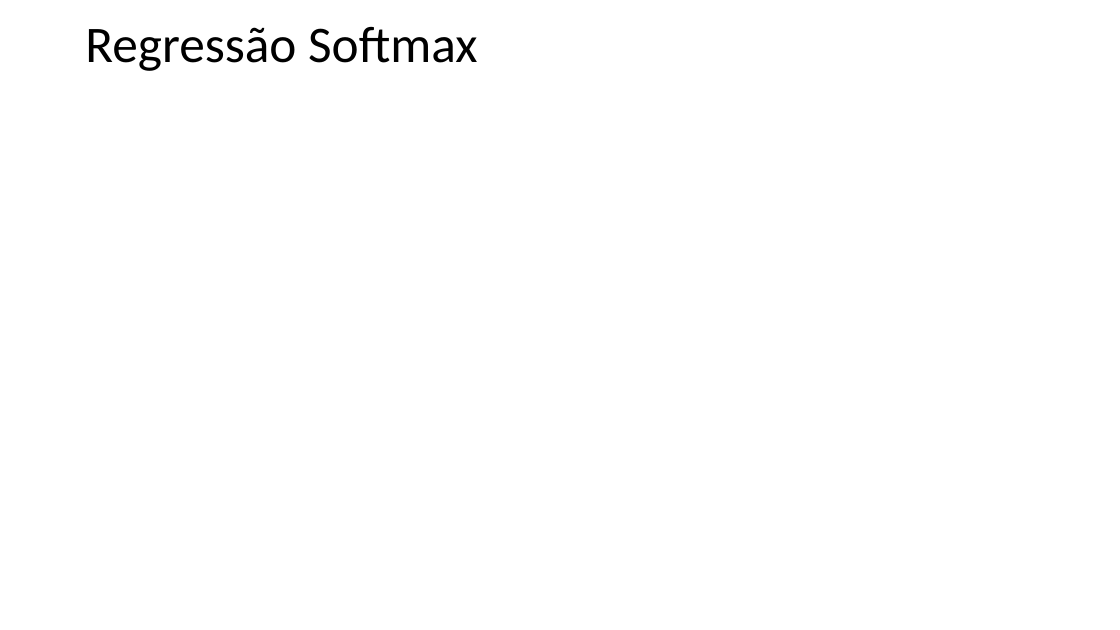
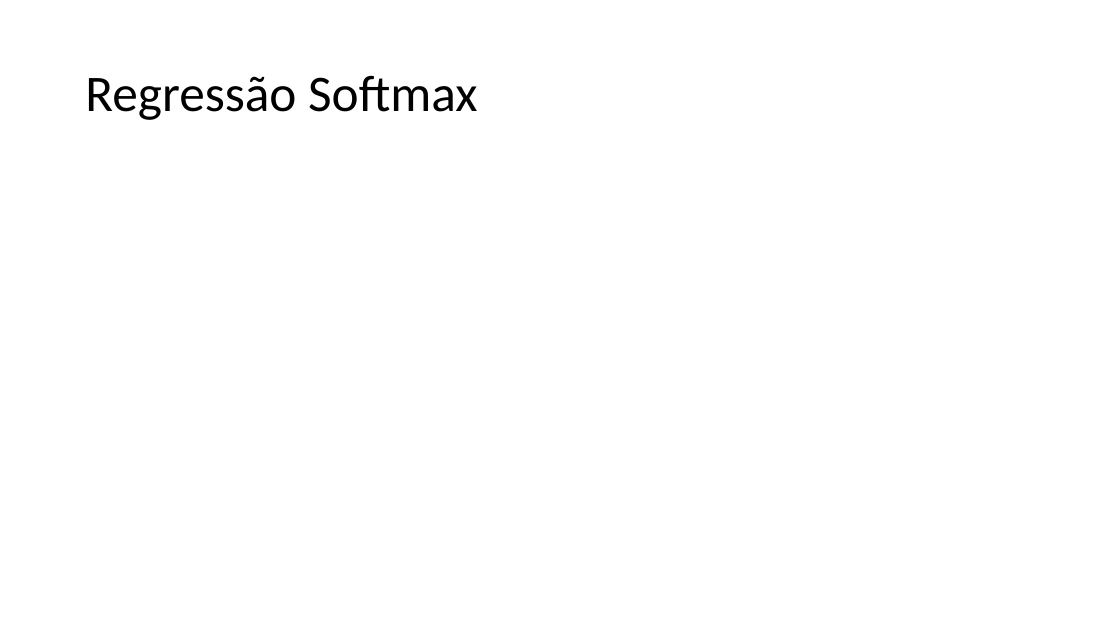
Before and after one commit to zz4fap/t320_aprendizado_de_maquina, a slide deck: slide 11 of slides/T320_Classificação (Parte IV).pptx (slide 15 before the commit). Drawn at 1120x630 pixels with LibreOffice and Linux fonts; fonts in the diff are those of the drawing; grey boxes stand for pictures. Boxes give left, top, right and bottom in pixels: in the first picture for what was removed or moved away, otherwise in the second. Text is boxed around its words. In the diff, an @@ line names an element or a change of style, - is before the commit and + after.

```diff
--- a/slides/T320_Classificação (Parte IV).pptx
+++ b/slides/T320_Classificação (Parte IV).pptx
@@ title "Regressão Softmax": place and size @@
-title "Regressão Softmax" at (85, 27, 478, 71)
+title "Regressão Softmax" at (85, 76, 478, 120)
```
Also in this commit, not shown: 3 other slides changed, 1 slide added, 3 slides removed, 3 other files.
